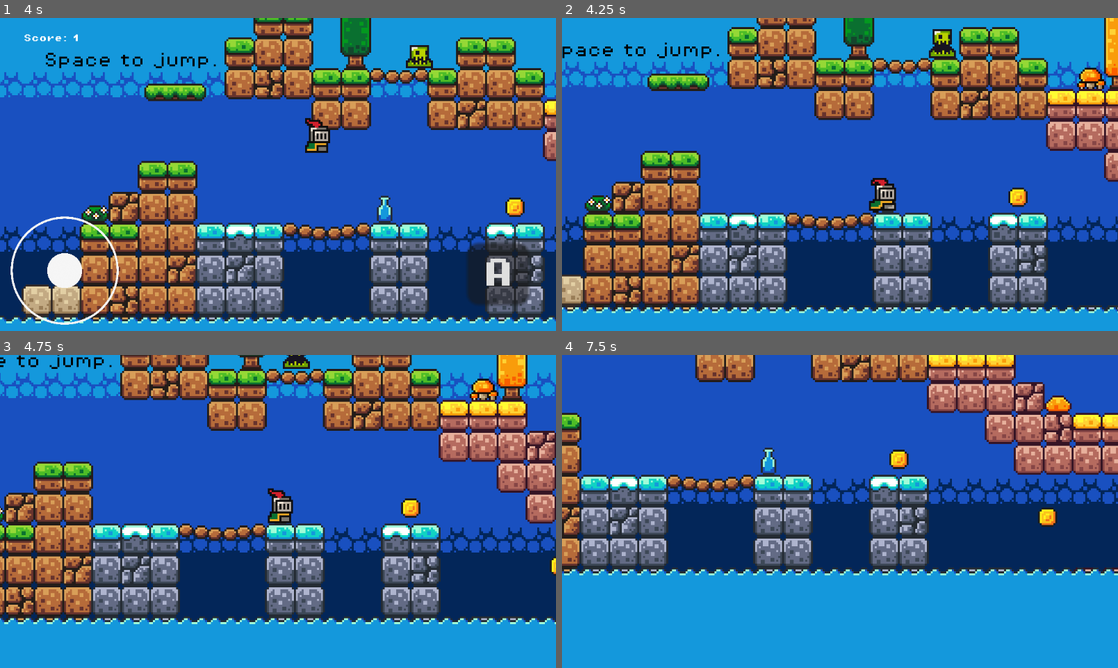
Above: before the commit, frames 1-4 (two rows, left to right).
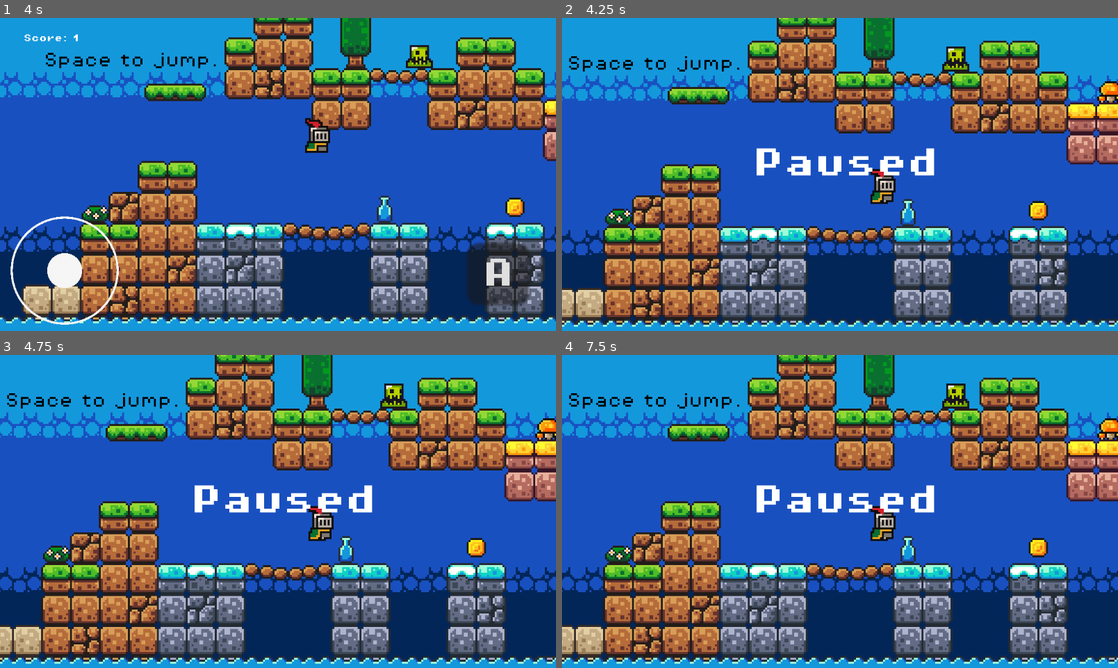
Above: after the commit, the same moments.

Repository: godot-rafael-rocha/first-game
Game: Godot game, scene res://scenes/game.tscn
Same seed, same stepped clock (60 frames per second), same inputs: the game is played once before the commit and once after it.
Inputs (mouse positions are in pixels of both pictures, inside the frame that each line leads up to):
- Up to frame 1 (4 s): move the mouse to (400, 158) at 0.52 s; hold Right (move_right) 0.53-1.25 s; click (400, 158) at 0.67 s; tap Space (jump) at 0.77, 3.77 s; drag from (166, 190) to (55, 77) at 1.27 s; move the mouse to (333, 105) at 2.02 s; hold Left (move_left) 2.03-2.75 s; drag from (250, 237) to (300, 171) at 2.77 s; move the mouse to (444, 221) at 3.52 s; hold Right (move_right) from 3.53 s (still down)
- Up to frame 2 (4.25 s): keep holding Right (move_right); tap Escape (game_menu) at 4.15 s
- Up to frame 3 (4.75 s): release Right (move_right) at 4.25 s; drag from (111, 464) to (378, 383) at 4.27 s
- Up to frame 4 (7.5 s): move the mouse to (867, 511) at 5.02 s; hold Right (move_right) 5.03-5.75 s; click (867, 511) at 5.17 s; drag from (756, 433) to (890, 458) at 5.77 s; move the mouse to (962, 495) at 6.52 s; hold Left (move_left) 6.53-7.25 s; tap Space (jump) at 6.77 s; drag from (728, 527) to (1040, 517) at 7.27 s

Frame 1 is identical in both runs. In frame 2, 54% of the frame differs, in the area x 0-100%, y 0-99%; in frame 3, 71%; in frame 4, 87%.

Commit message:
add pause menu

Diff:
--- a/project/scenes/game.tscn
+++ b/project/scenes/game.tscn
@@ -257,6 +257,7 @@
 [node name="Game" type="Node2D"]
 
 [node name="UI" parent="." instance=ExtResource("10_y6l3y")]
+process_mode = 3
 
 [node name="GamePlayScenes" type="Node2D" parent="."]
 
--- a/project/scenes/ui/ui.tscn
+++ b/project/scenes/ui/ui.tscn
@@ -10,6 +10,15 @@
 script = ExtResource("1_5md30")
 
 [node name="GameMenu" parent="." instance=ExtResource("2_q5jal")]
+
+[node name="PausedLabel" type="Label" parent="GameMenu"]
+offset_left = 395.0
+offset_top = 270.0
+offset_right = 779.0
+offset_bottom = 334.0
+theme_override_fonts/font = ExtResource("4_fins5")
+theme_override_font_sizes/font_size = 64
+text = "Paused"
 
 [node name="mobile_gamepad" type="Node2D" parent="."]
 position = Vector2(3, 1)
--- a/project/scripts/ui.gd
+++ b/project/scripts/ui.gd
@@ -17,6 +17,7 @@
 
 func _ready():
 	mobile_gamepad.visible = _isMobile()
+	game_menu.visible = _show_game_menu
 
 	debug_node.visible = _debug
 	if (_debug):
@@ -48,3 +49,4 @@
 		score_label.visible = !_show_game_menu
 		game_menu.visible = _show_game_menu
 		pause_menu_visible_state_changed.emit(_show_game_menu)
+		get_tree().paused = _show_game_menu
